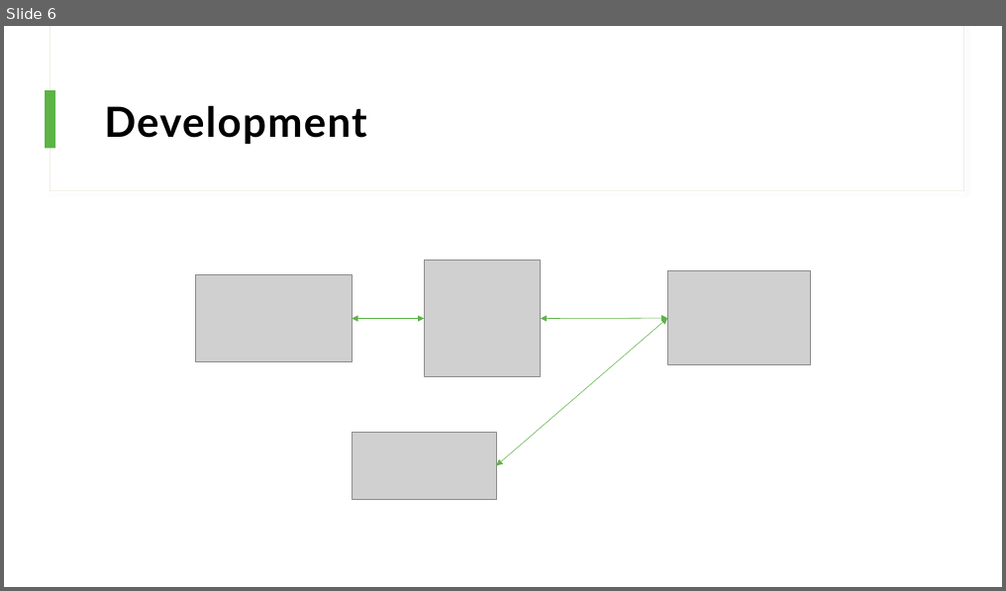
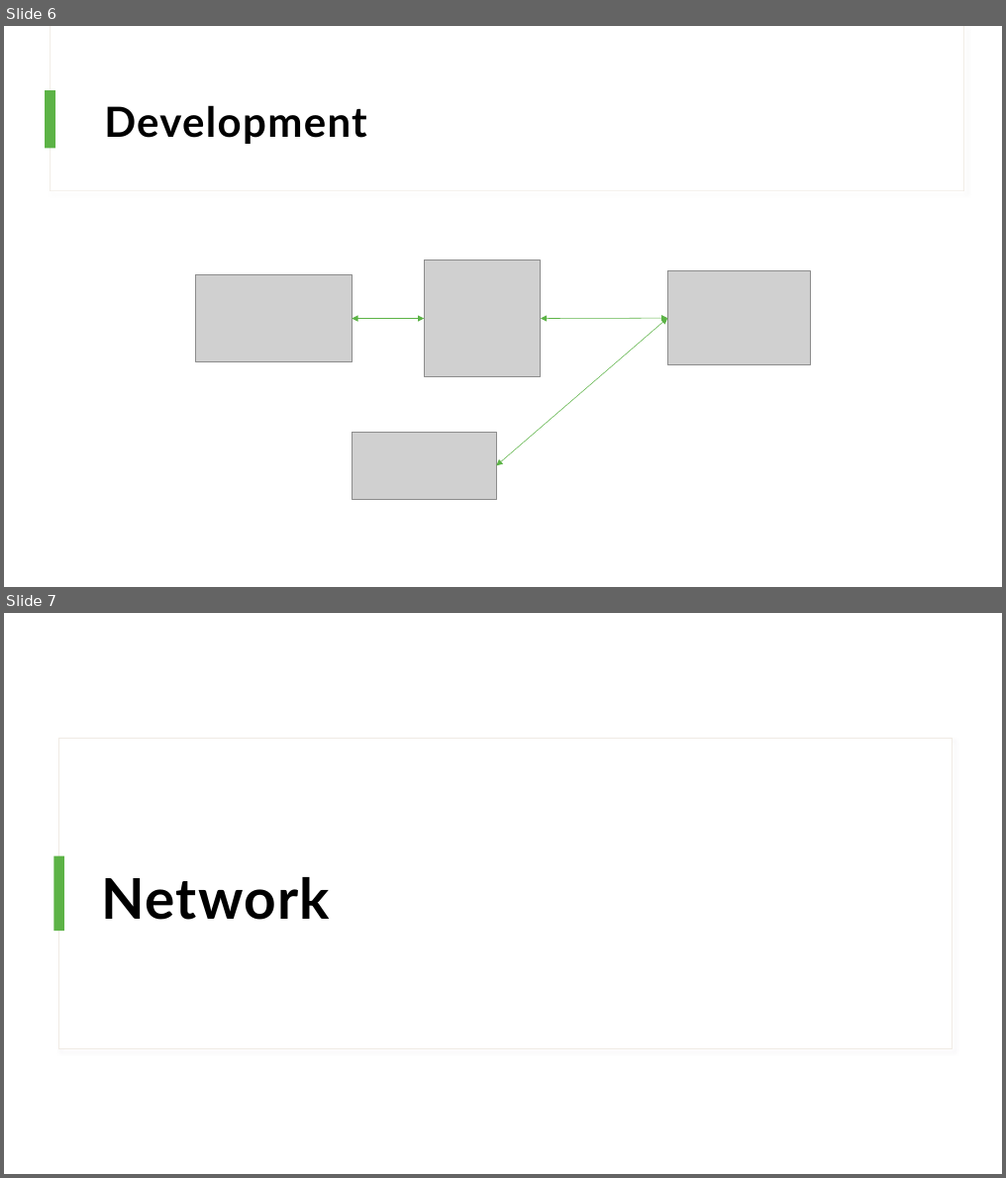
Before and after one commit to icesnake72/Java_Study, a slide deck: 수업목표.pptx. Shown one above the other, each under a label of ours: slide 6 before the commit, slides 6 and 7 after it. The pictures are 1006x591 and 1006x1178 pixels, drawn with LibreOffice and Linux fonts; fonts in the diff are those of the drawing; grey boxes stand for pictures. Boxes give left, top, right and bottom in pixels: in the first picture for what was removed or moved away, otherwise in the second. Text is boxed around its words. In the diff, an @@ line names an element or a change of style, - is before the commit and + after.

```diff
--- a/수업목표.pptx
+++ b/수업목표.pptx
@@ slide 7 added at (4, 613, 1002, 1174), background #FFFFFF @@
@@ rectangle added at (58, 739, 952, 1050), fill #FFFFFF, outline #F0EBE4 1 pt @@
@@ rectangle added at (54, 857, 64, 931), fill #5CB346 @@
@@ title added at (101, 877, 330, 920), 54 pt, text #000000, bold @@
+Network
```
Also in this commit, not shown: 1 slide changed, 5 other slides added.
